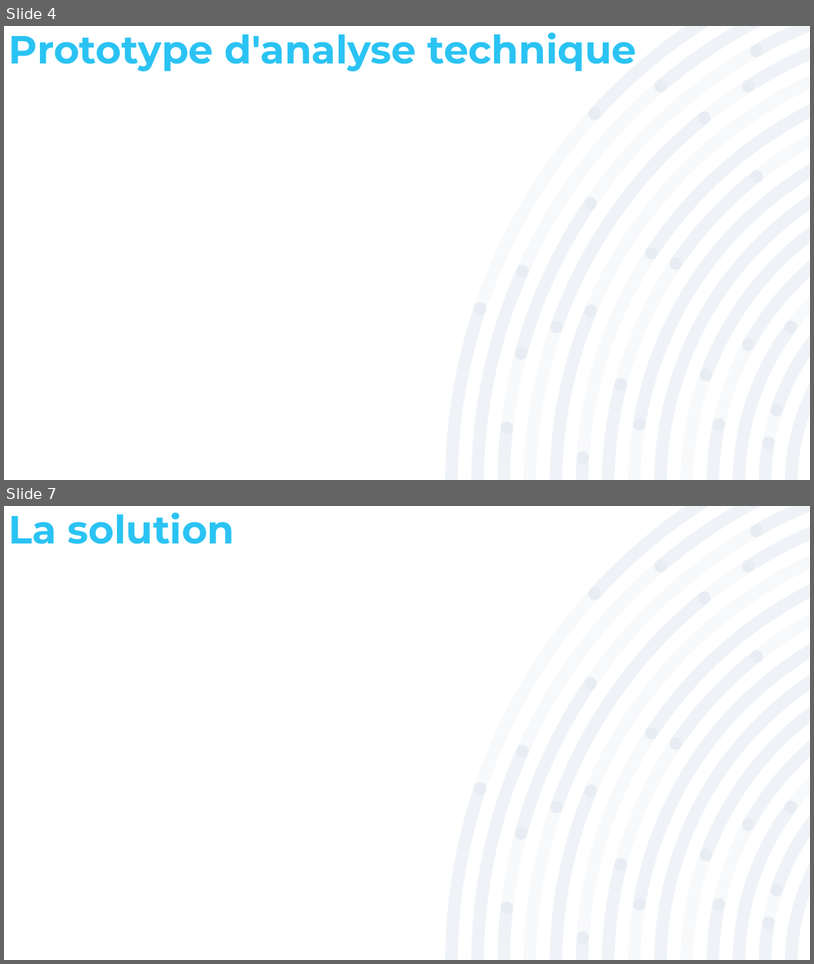
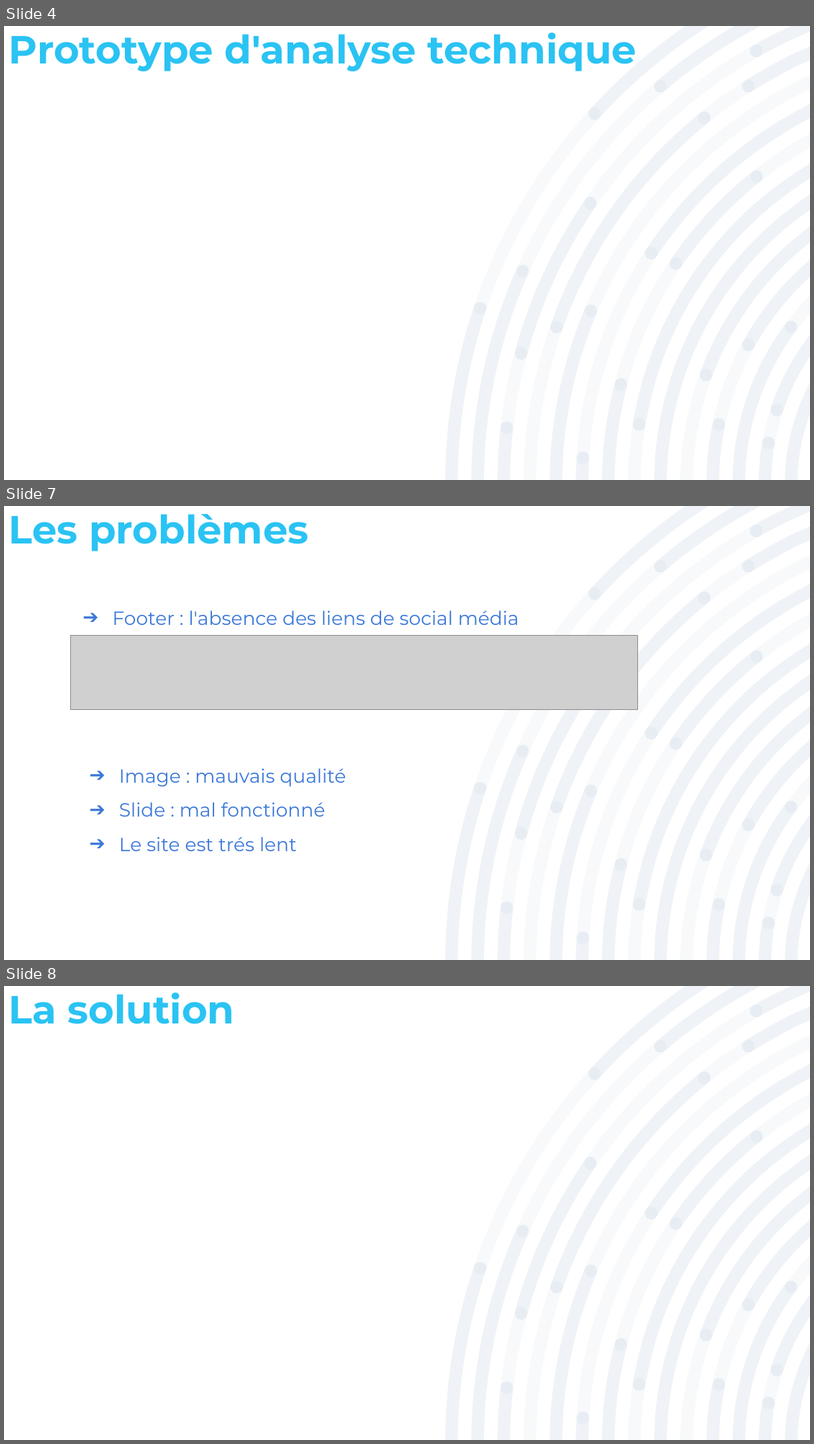
Before and after one commit to CHAHBAR-SOUFIANE/Projet_5_Mise-niveau_solicode.co, a slide deck: Présentation/Projet_5.pptx. Shown one above the other, each under a label of ours: slides 4 and 7 before the commit, slides 4, 7 and 8 after it; the slides between them are not shown. The pictures are 814x964 and 814x1444 pixels, drawn with LibreOffice and Linux fonts; fonts in the diff are those of the drawing; grey boxes stand for pictures. Boxes give left, top, right and bottom in pixels: in the first picture for what was removed or moved away, otherwise in the second. Text is boxed around its words. In the diff, an @@ line names an element or a change of style, - is before the commit and + after.

Commit message:
Définir le problème

```diff
--- a/Présentation/Projet_5.pptx
+++ b/Présentation/Projet_5.pptx
@@ slide 7 added at <box>4,506,810,960</box>, background #FFFFFF; not listed: 3 template elements that a slide beside it also shows @@
@@ title added at <box>9,514,309,551</box>, 35 pt, text #2AC3F3, bold @@
+Les problèmes
@@ text added at <box>113,610,520,625</box>, 17 pt, text #3C78D8 @@
+➔ Footer : l'absence des liens de social média
@@ picture added at <box>71,635,638,709</box> @@
@@ text added at <box>119,768,346,851</box>, 17 pt, text #3C78D8 @@
+➔ Image : mauvais qualité
+➔ Slide : mal fonctionné
+➔ Le site est trés lent
@@ what was slide 7 is now slide 8 @@
```
Also in this commit, not shown: 2 other slides added, 2 slides removed, 2 other files.
